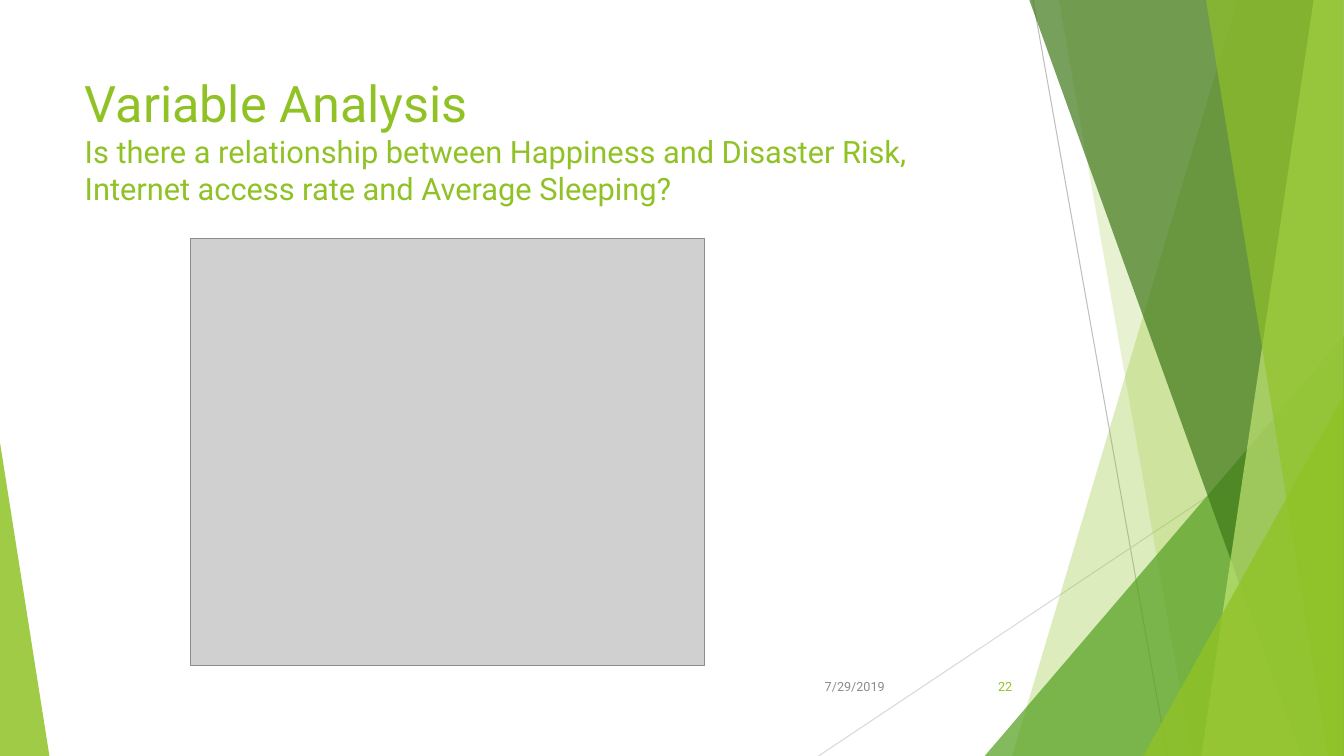
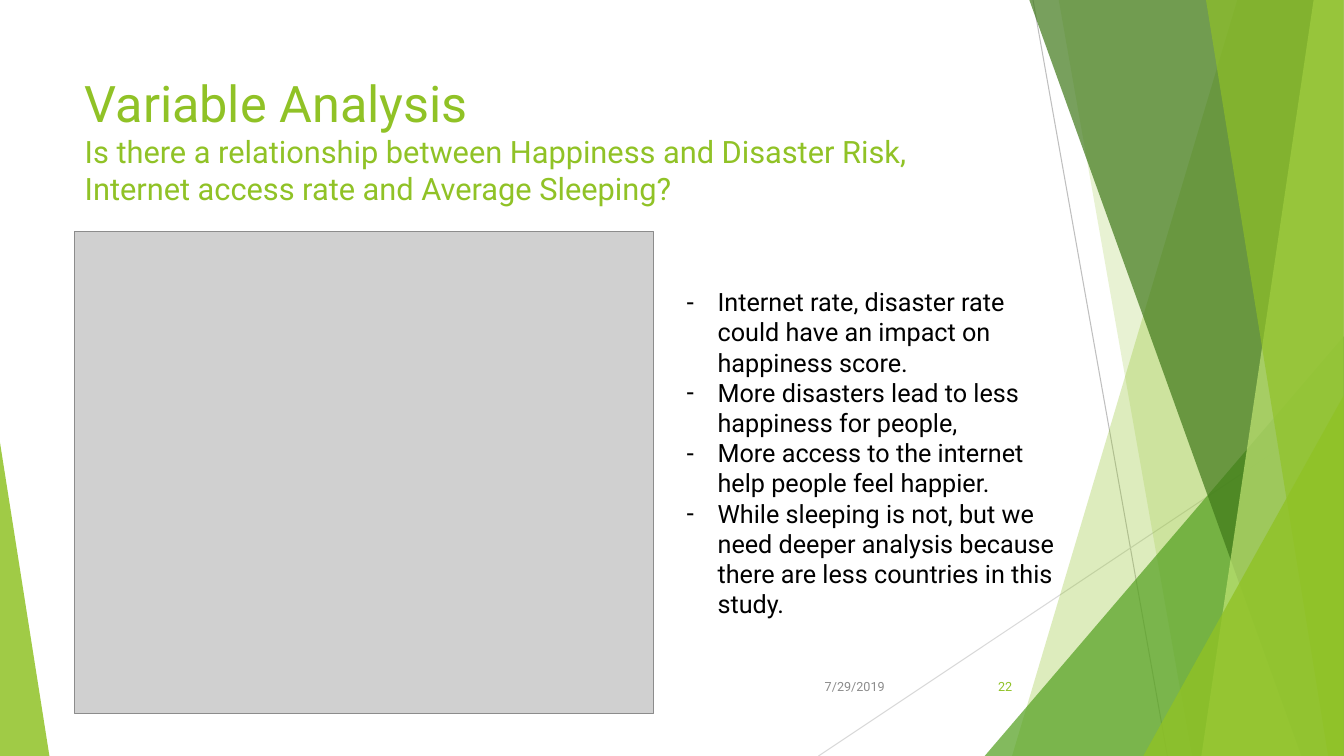
Before and after one commit to Kika000/Project-1, a slide deck: slide 22 of What Makes the World Happy.pptx. Drawn at 1344x756 pixels with LibreOffice and Linux fonts; fonts in the diff are those of the drawing; grey boxes stand for pictures. Boxes give left, top, right and bottom in pixels: in the first picture for what was removed or moved away, otherwise in the second. Text is boxed around its words. In the diff, an @@ line names an element or a change of style, - is before the commit and + after.

```diff
--- a/What Makes the World Happy.pptx
+++ b/What Makes the World Happy.pptx
@@ picture: place and size @@
-picture at <box>191,238,704,665</box>
+picture at <box>75,232,653,715</box>
@@ text added at <box>718,292,1054,619</box>, 18 pt, text #000000 @@
+– Internet rate, disaster rate could have an impact on happiness score.
+– More disasters lead to less happiness for people,
+– More access to the internet help people feel happier.
+– While sleeping is not, but we need deeper analysis because there are less countries in this study.
```
Also in this commit, not shown: 5 other slides changed.
